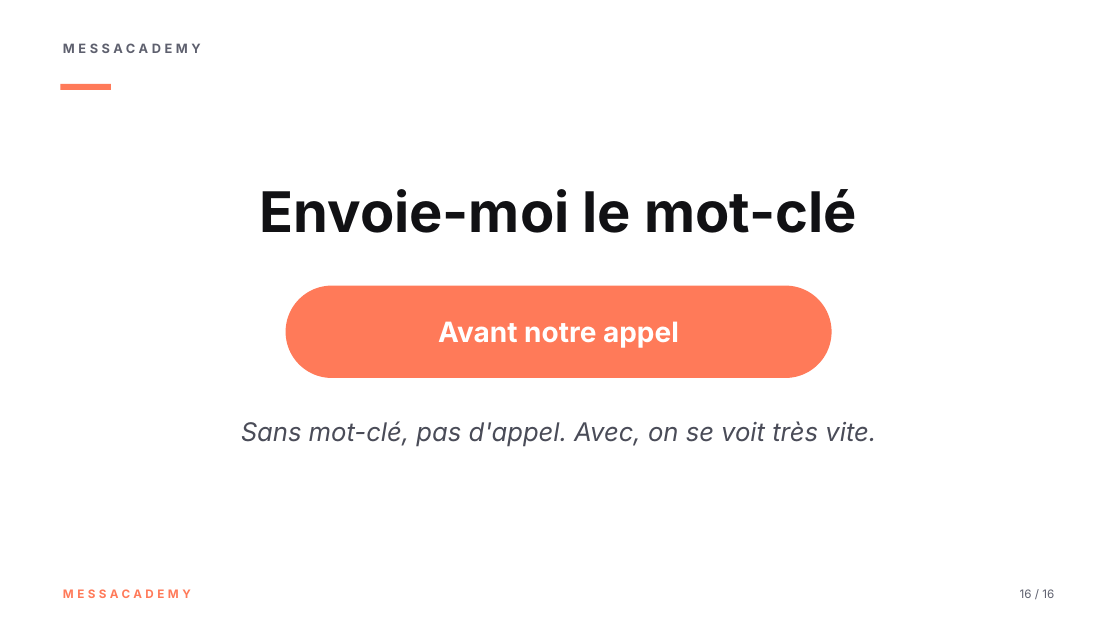
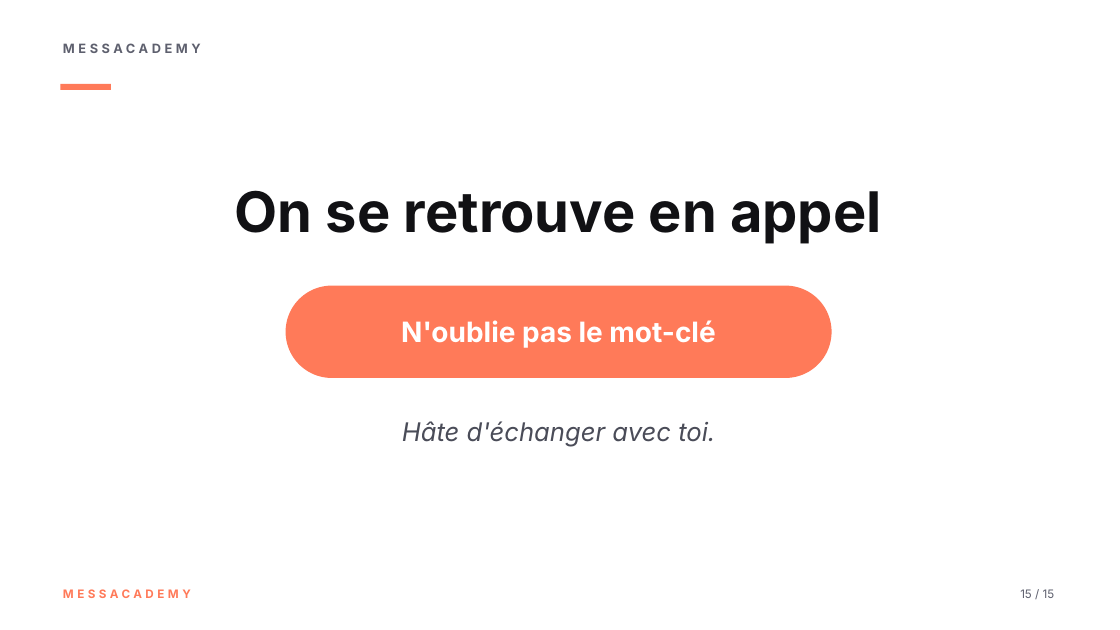
Before and after one commit to mouradmessaoudi761-web/prompteur-camera, a slide deck: slide 15 of vsp-diapos/Diapositives - Avant notre appel.pptx (slide 16 before the commit). Drawn at 1120x630 pixels with LibreOffice and Linux fonts; fonts in the diff are those of the drawing. Boxes give left, top, right and bottom in pixels: in the first picture for what was removed or moved away, otherwise in the second. Text is boxed around its words. In the diff, an @@ line names an element or a change of style, - is before the commit and + after.

```diff
--- a/vsp-diapos/Diapositives - Avant notre appel.pptx
+++ b/vsp-diapos/Diapositives - Avant notre appel.pptx
@@ text at [235, 190, 881, 244]: text changed @@
-Envoie-moi le mot-clé
+On se retrouve en appel
@@ text in rounded rectangle at [401, 320, 715, 348]: text changed @@
-Avant notre appel
+N'oublie pas le mot-clé
@@ text at [402, 421, 715, 447]: text changed @@
-Sans mot-clé, pas d'appel. Avec, on se voit très vite.
+Hâte d'échanger avec toi.
@@ text at [1020, 589, 1055, 598]: text changed @@
-16 / 16
+15 / 15
```
Also in this commit, not shown: 13 other slides changed, 1 slide removed, 20 other files.
